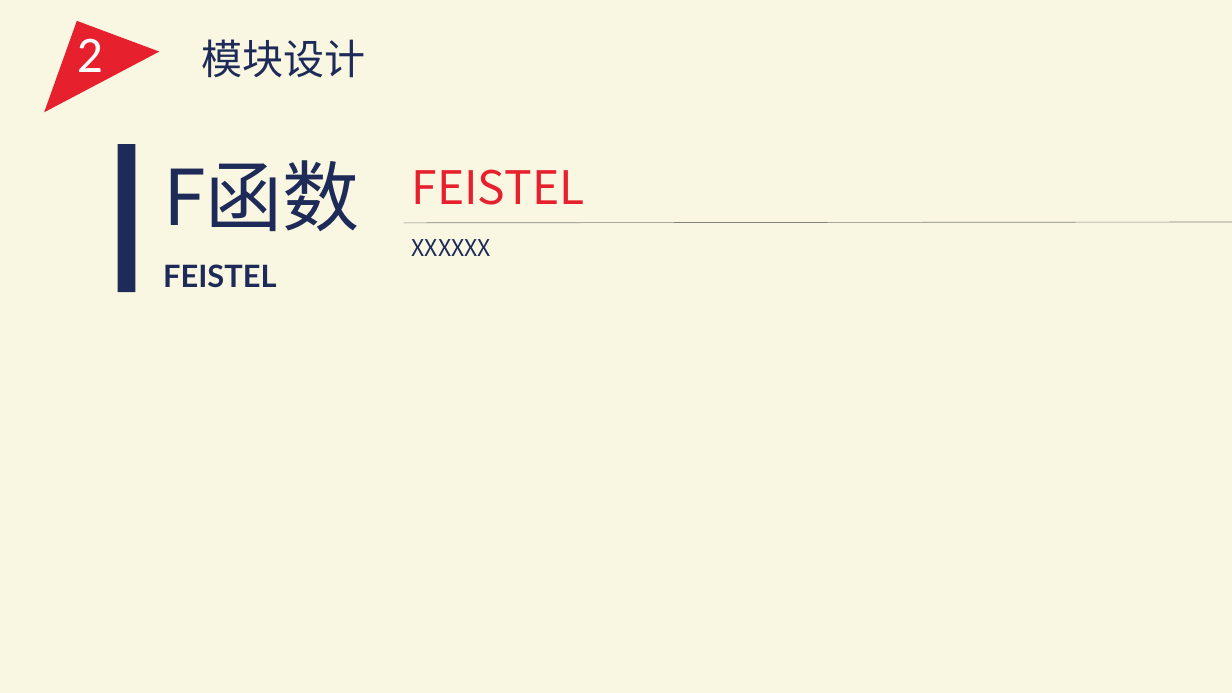
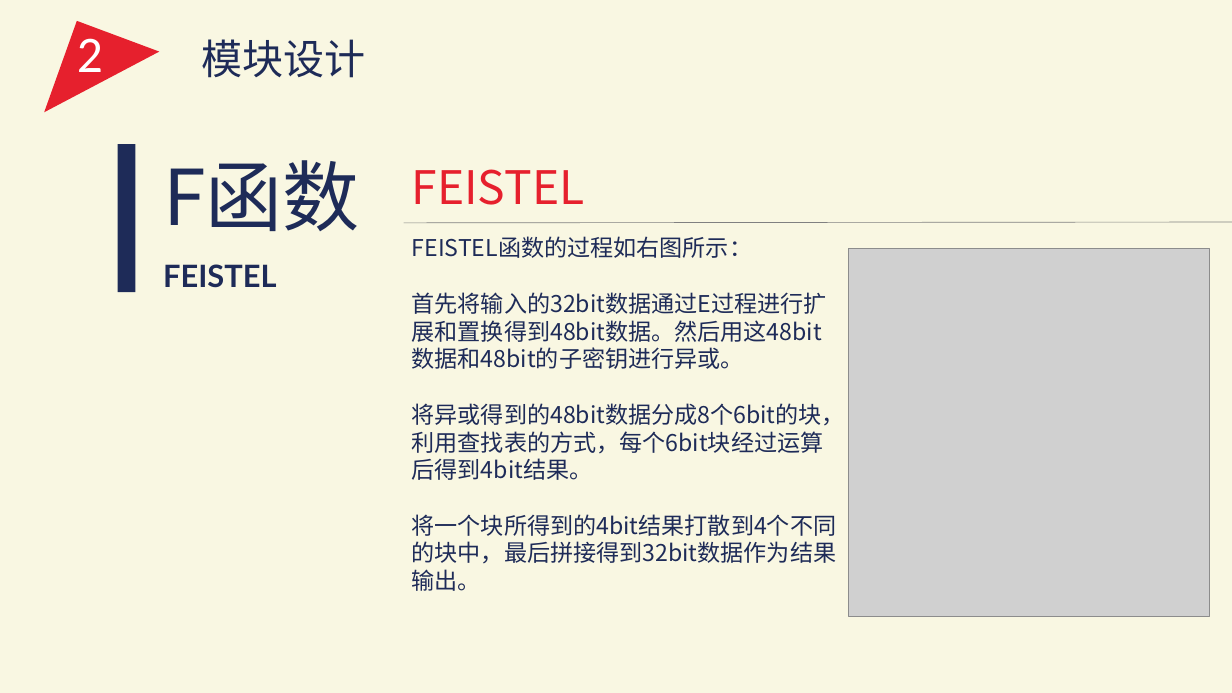
Before and after one commit to IntroductionOfCoding2015/encryption, a slide deck: slide 10 of PPT.pptx (slide 9 before the commit). Drawn at 1232x693 pixels with LibreOffice and Linux fonts; fonts in the diff are those of the drawing; grey boxes stand for pictures. Boxes give left, top, right and bottom in pixels: in the first picture for what was removed or moved away, otherwise in the second. Text is boxed around its words. In the diff, an @@ line names an element or a change of style, - is before the commit and + after.

```diff
--- a/PPT.pptx
+++ b/PPT.pptx
@@ text removed at (x1=412, y1=239, x2=491, y2=256) @@
-XXXXXX
@@ text added at (x1=412, y1=236, x2=845, y2=591), 18 pt, text #1E2B58 @@
+FEISTEL函数的过程如右图所示：
+首先将输入的32bit数据通过E过程进行扩展和置换得到48bit数据。然后用这48bit数据和48bit的子密钥进行异或。
+将异或得到的48bit数据分成8个6bit的块，利用查找表的方式，每个6bit块经过运算后得到4bit结果。
+将一个块所得到的4bit结果打散到4个不同的块中，最后拼接得到32bit数据作为结果输出。
@@ picture added at (x1=849, y1=249, x2=1211, y2=616) @@
```
Also in this commit, not shown: 8 other slides changed, 2 slides added, 5 slides removed, 1 other file.
